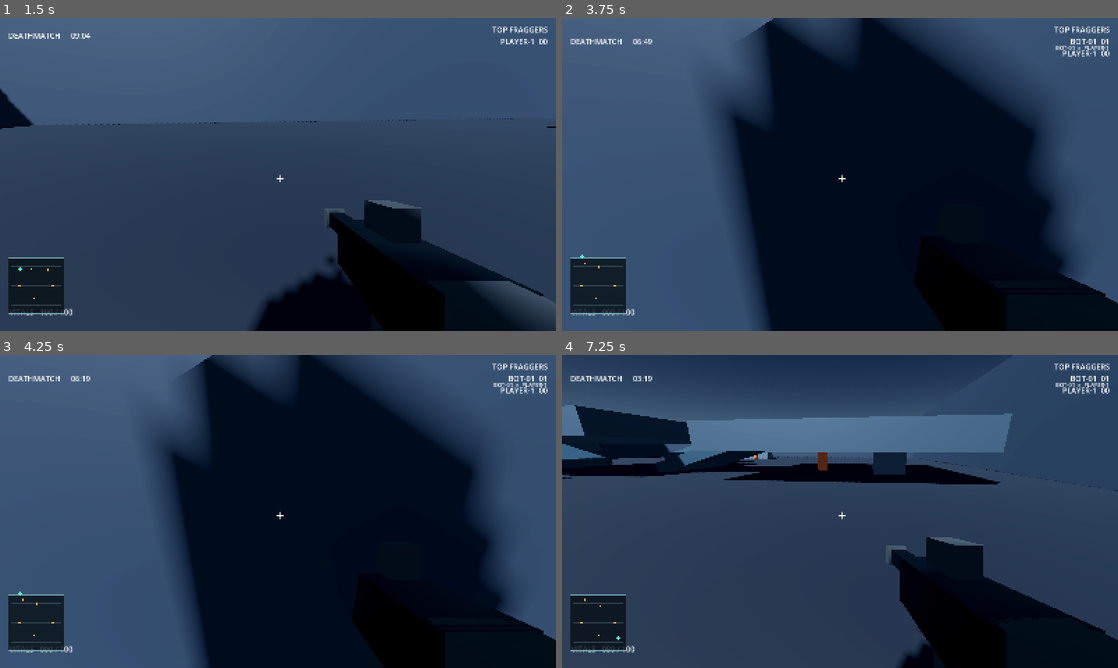
Above: before the commit, frames 1-4 (two rows, left to right).
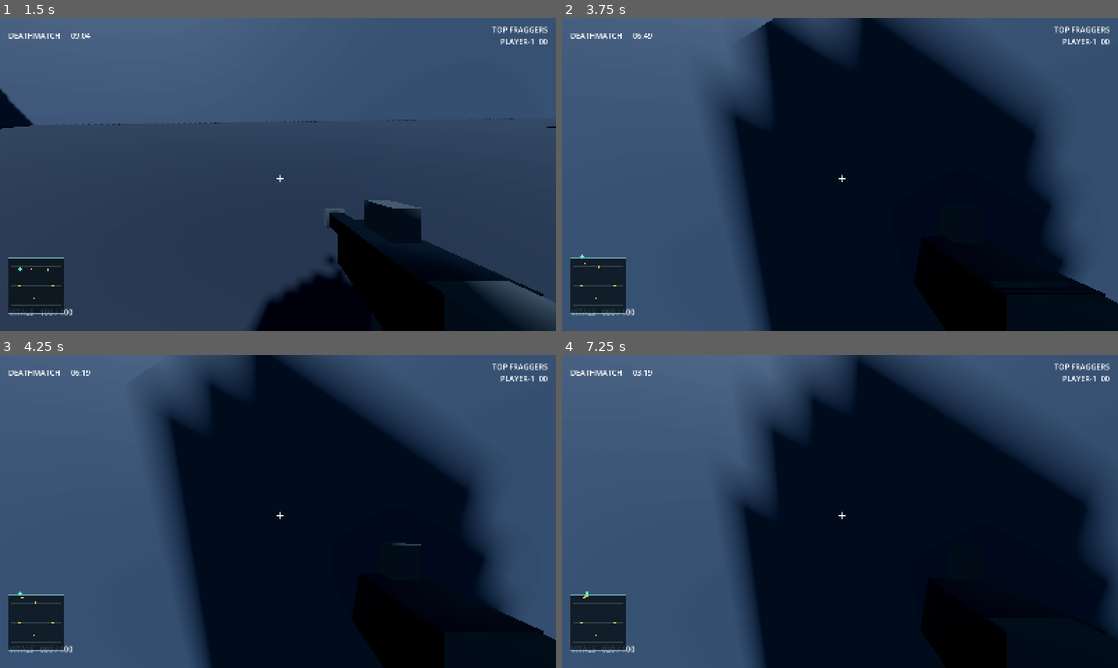
Above: after the commit, the same moments.

Repository: HazelTheSquirrel/Grimholt-Test
Game: Godot game, scene res://scenes/main.tscn
The game is run twice, just before and just after one commit, with the same random seed, the same clock (stepped at 60 frames per second) and the same inputs.
Inputs (mouse positions are in pixels of both pictures, inside the frame that each line leads up to):
- Up to frame 1 (1.5 s): click "START SOLO GAME" at 0.5 s; tap Enter at 1.25 s; move the mouse to (305, 174) at 1.27 s; hold W (move_forward) from 1.28 s (still down); hold Ctrl (crouch) from 1.28 s (still down); click (305, 174) at 1.42 s
- Up to frame 2 (3.75 s): keep holding W (move_forward); tap Space (jump) at 1.52, 2.27 s; move the mouse to (812, 174) at 2.02 s; release Ctrl (crouch) at 2.03 s; tap Shift at 2.1 s; move the mouse to (851, 168) at 2.77 s; tap E at 2.85 s; move the mouse to (834, 180) at 3.52 s; tap B at 3.6 s; click (834, 180) at 3.67 s
- Up to frame 3 (4.25 s): keep holding W (move_forward); tap Space (jump) at 3.77 s
- Up to frame 4 (7.25 s): move the mouse to (878, 514) at 4.27 s; tap 1 at 4.35 s; tap Space (jump) at 4.52, 5.27, 6.77 s; tap R (reload) at 4.9 s; move the mouse to (795, 508) at 5.02 s; tap 2 at 5.1 s; move the mouse to (845, 511) at 5.77 s; tap 3 at 5.85 s; click (845, 511) at 5.92 s; move the mouse to (817, 505) at 6.52 s; release W (move_forward) at 6.53 s; hold D (move_right) from 6.53 s (still down); tap C at 6.6 s

Frame 1 is identical in both runs. In frame 2, 0.6% of the frame differs, in the area x 1-99%, y 4-95%; in frame 3, 7.5%; in frame 4, 67%, in the area x 0-100%, y 0-100%.

Commit message:
Reduce bot pressure and add imperfect bot aim

Diff:
--- a/Grimholt/scripts/shooter/bot.gd
+++ b/Grimholt/scripts/shooter/bot.gd
@@ -2,8 +2,8 @@
 
 const SPEED := 5.2
 const DETECT_RANGE := 42.0
-const FIRE_RANGE := 34.0
-const FIRE_INTERVAL := 1.05
+const FIRE_RANGE := 28.0
+const FIRE_INTERVAL := 1.65
 const GRAVITY := 20.0
 
 @onready var head: Node3D = $Head
@@ -81,4 +81,7 @@
 	fire_timer = FIRE_INTERVAL
 	var origin := global_position + Vector3.UP * 1.45
 	var aim := (target.global_position + Vector3.UP * 1.0 - origin).normalized()
+	# Bots deliberately have imperfect aim; the first prototype should allow
+	# players time to react, use cover, and learn the combat loop.
+	aim = (aim + Vector3(randf_range(-0.075, 0.075), randf_range(-0.045, 0.045), randf_range(-0.075, 0.075))).normalized()
 	game.bot_fire(bot_id, origin, aim)
